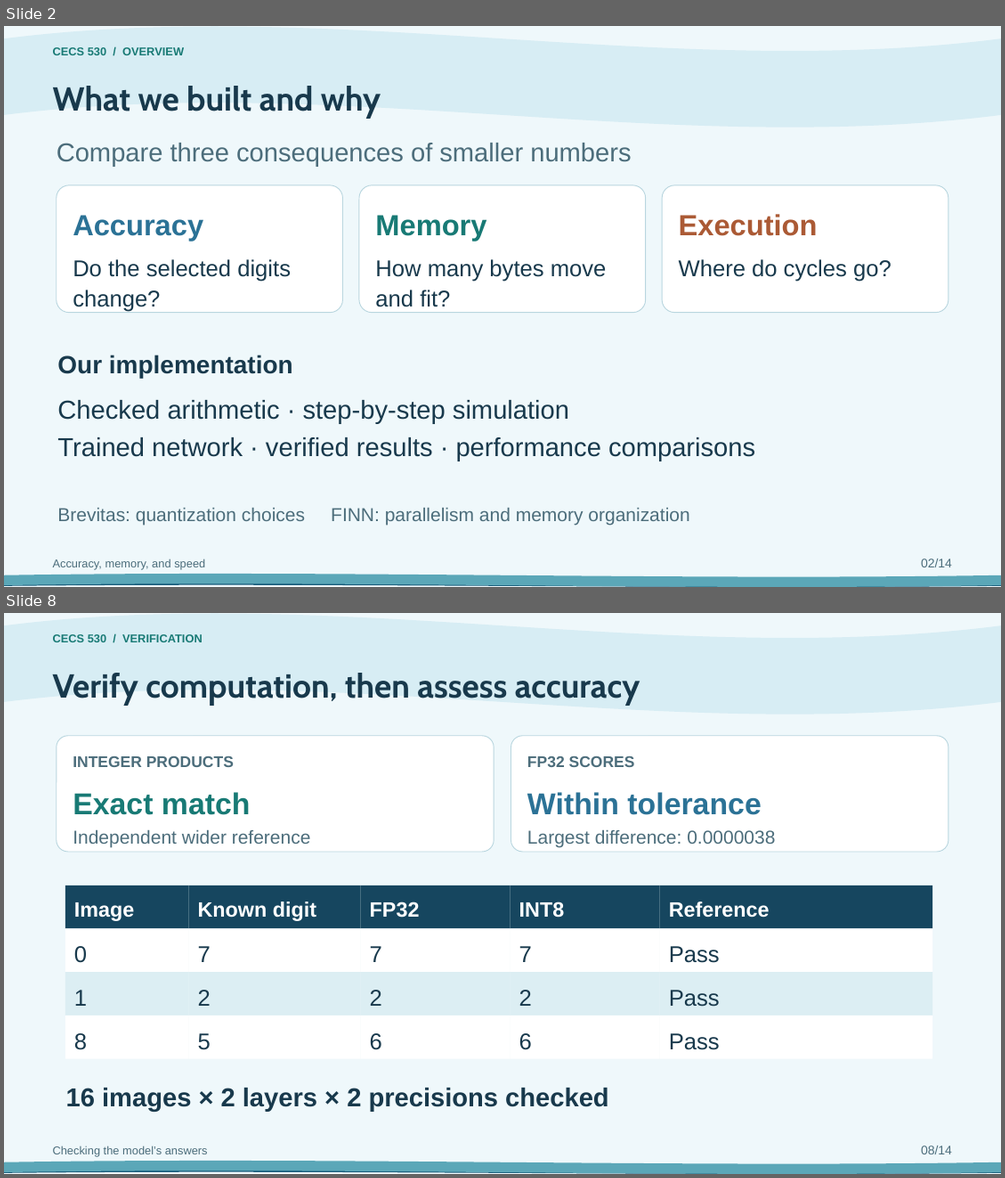
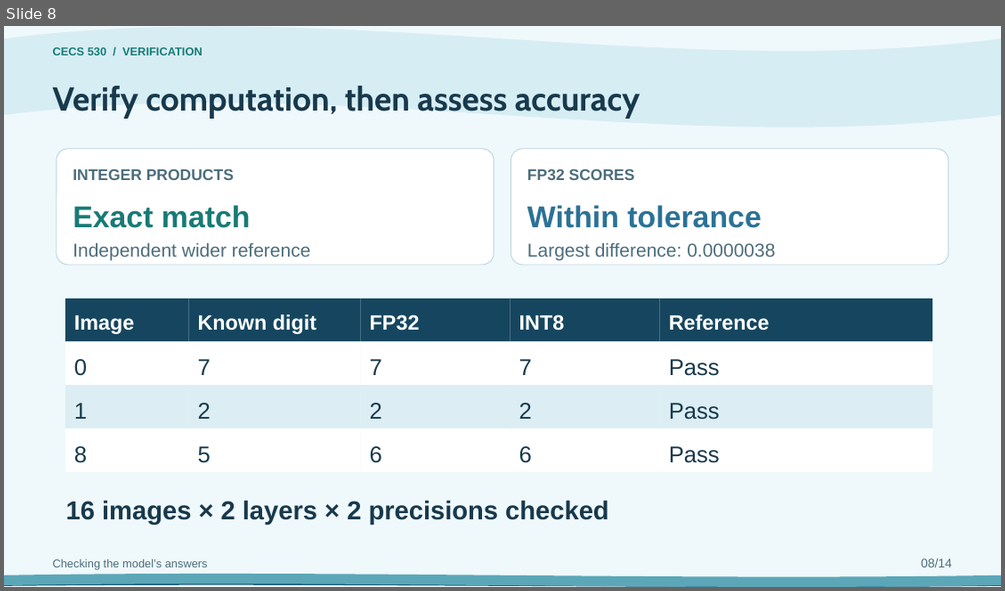
Before and after one commit to EnragedWaters/CECS-530-Quantized-Neural-Network-Accelerator, a slide deck: presentation/project-presentation.pptx. Shown one above the other, each under a label of ours: slides 2 and 8 before the commit, slide 8 after it; the slides between them are not shown. The pictures are 1005x1178 and 1005x591 pixels, drawn with LibreOffice and Linux fonts; fonts in the diff are those of the drawing. Boxes give left, top, right and bottom in pixels: in the first picture for what was removed or moved away, otherwise in the second. Text is boxed around its words. In the diff, an @@ line names an element or a change of style, - is before the commit and + after.

Commit message:
Replace the opening text with visual explanations
Rebuild the first seven slides with real MNIST images, a relevant FPGA-board photo, editable data-flow and architecture diagrams, and a six-cycle timeline. Preserve the original speaking detail and export the matching 18-page PDF.

```diff
--- a/presentation/project-presentation.pptx
+++ b/presentation/project-presentation.pptx
@@ slide 2 removed at (x1=4, y1=26, x2=1001, y2=587), background #EFF8FB @@
@@ wave removed at (x1=4, y1=26, x2=1001, y2=127) @@
@@ text removed at (x1=53, y1=47, x2=184, y2=55) @@
-CECS 530 / OVERVIEW
@@ text removed at (x1=53, y1=86, x2=380, y2=118) @@
-What we built and why
@@ text removed at (x1=57, y1=143, x2=631, y2=167) @@
-Compare three consequences of smaller numbers
@@ rounded rectangle removed at (x1=57, y1=185, x2=343, y2=313) @@
@@ rounded rectangle removed at (x1=359, y1=185, x2=646, y2=313) @@
@@ rounded rectangle removed at (x1=662, y1=185, x2=948, y2=313) @@
@@ text removed at (x1=73, y1=215, x2=203, y2=240) @@
-Accuracy
@@ text removed at (x1=375, y1=215, x2=486, y2=240) @@
-Memory
@@ text removed at (x1=679, y1=214, x2=817, y2=236) @@
-Execution
@@ text removed at (x1=73, y1=259, x2=291, y2=312) @@
-Do the selected digits change?
@@ text removed at (x1=375, y1=259, x2=607, y2=307) @@
-How many bytes move and fit?
@@ text removed at (x1=679, y1=259, x2=891, y2=281) @@
-Where do cycles go?
@@ text removed at (x1=57, y1=354, x2=293, y2=378) @@
-Our implementation
@@ text removed at (x1=57, y1=400, x2=755, y2=461) @@
-Checked arithmetic · step-by-step simulation
-Trained network · verified results · performance comparisons
@@ text removed at (x1=57, y1=507, x2=689, y2=524) @@
-Brevitas: quantization choices FINN: parallelism and memory organization
@@ text removed at (x1=53, y1=558, x2=205, y2=570) @@
-Accuracy, memory, and speed
@@ text removed at (x1=921, y1=558, x2=952, y2=567) @@
-02/14
@@ wave removed at (x1=4, y1=579, x2=1001, y2=587) @@
@@ wave removed at (x1=4, y1=573, x2=1001, y2=587) @@
```
Also in this commit, not shown: 6 slides changed, 1 slide added, 11 other files.
